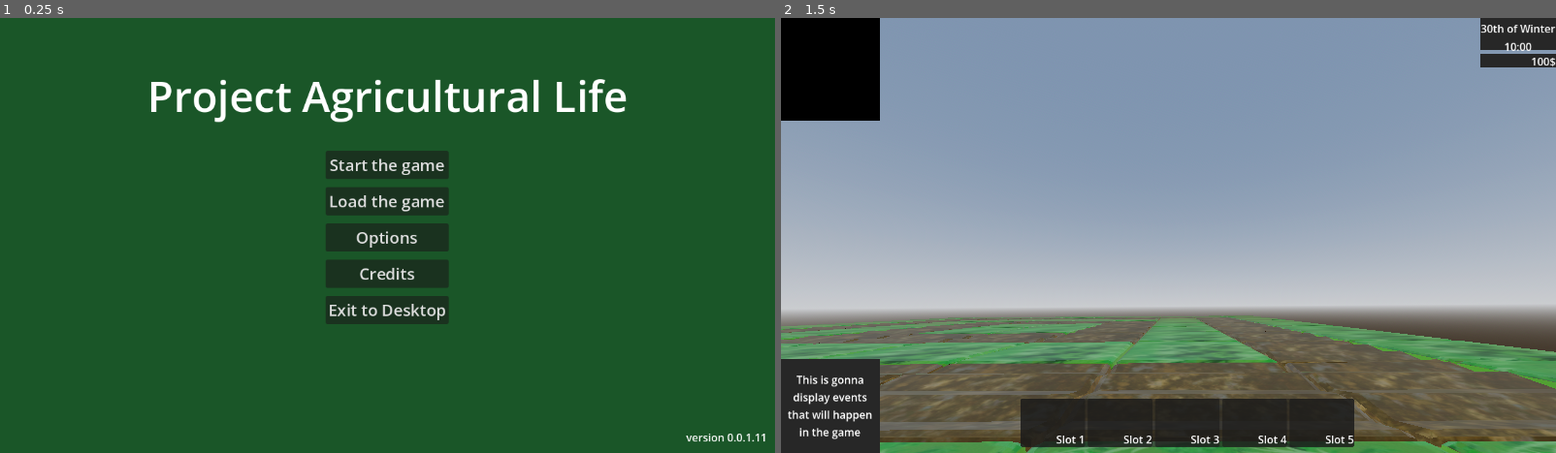
Above: before the commit, frames 1-2 (left to right).
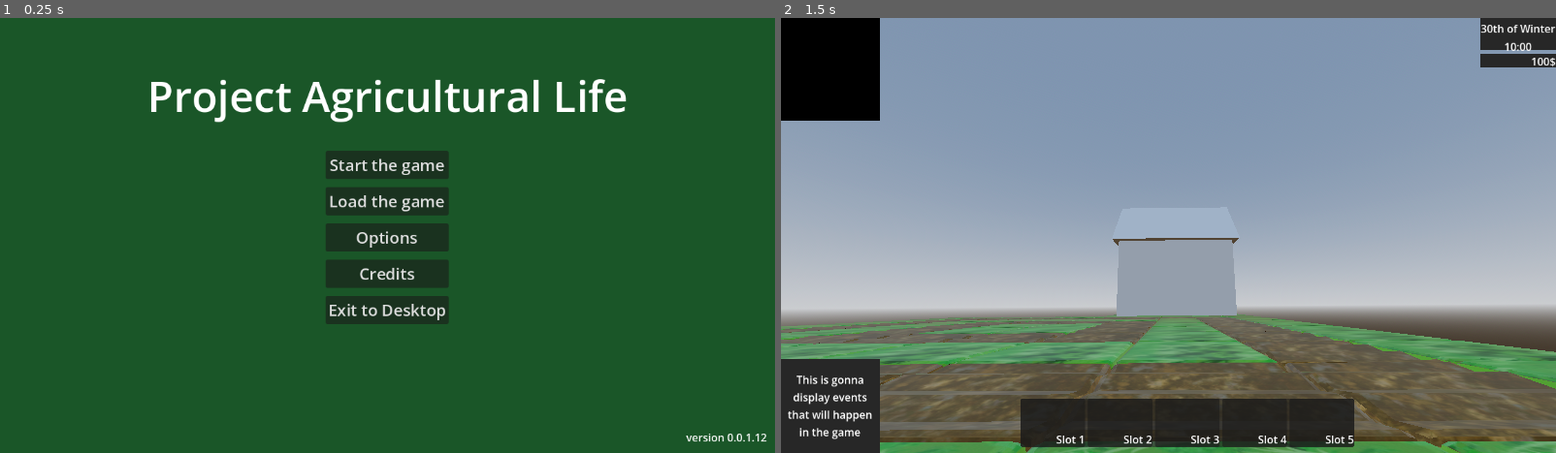
Above: after the commit, the same moments.

Repository: MatGalos/project-agriculural-life
Game: Godot game, scene res://Scenes/UIs/Menus/LaunchMenu/MainMenu.tscn
Two runs of this game, one before a commit and one after it. Both use one fixed random seed, a clock stepped at 60 frames per second and the inputs below.
Inputs:
- Up to frame 1 (0.25 s): no input
- Up to frame 2 (1.5 s): click "Start the game" at 0.5 s; tap Enter at 1.25 s

The runs differ from the first frame. In frame 1, less than 0.1% of the frame differs, in the area x 98-99%, y 95-98%; in frame 2, 1.8%, in the area x 42-60%, y 50-69%.

Commit message:
Implemented player house model

Diff:
--- a/Scenes/Game/mainScene.tscn
+++ b/Scenes/Game/mainScene.tscn
@@ -4,6 +4,7 @@
 [ext_resource type="PackedScene" uid="uid://cxxr0r1e8i1bj" path="res://Assets/Models/Terrain/grass_block.glb" id="2_grjqy"]
 [ext_resource type="PackedScene" uid="uid://e0txou2qyc0l" path="res://Assets/Models/Terrain/plowed_block.glb" id="3_mudw0"]
 [ext_resource type="PackedScene" uid="uid://c6rbyep4rt0t4" path="res://Assets/Models/Buildings/well.glb" id="4_mudw0"]
+[ext_resource type="PackedScene" uid="uid://dtlgskl6tvubp" path="res://Assets/Models/Buildings/house.glb" id="5_f246w"]
 
 [sub_resource type="ProceduralSkyMaterial" id="ProceduralSkyMaterial_pmpwp"]
 sky_horizon_color = Color(0.66224277, 0.6717428, 0.6867428, 1)
@@ -356,3 +357,6 @@
 
 [node name="grass_block66" parent="." unique_id=180993245 instance=ExtResource("2_grjqy")]
 transform = Transform3D(1, 0, 0, 0, 1, 0, 0, 0, 1, -1, 0, 5)
+
+[node name="house" parent="." unique_id=734705202 instance=ExtResource("5_f246w")]
+transform = Transform3D(1, 0, 0, 0, 1, 0, 0, 0, 1, 6.997143, 0, -7.5261)
--- a/project.godot
+++ b/project.godot
@@ -11,7 +11,7 @@
 [application]
 
 config/name="Project_Agricultural_life"
-config/version="0.0.1.11"
+config/version="0.0.1.12"
 run/main_scene="uid://bg2wnf0pafkqt"
 config/features=PackedStringArray("4.6", "Forward Plus")
 config/icon="res://Assets/Icons/AppIcons/icon.svg"
Binary file added: Assets/Models/Buildings/house.glb
Not shown, added: Assets/Models/Buildings/house.glb.import
Binary file added: Assets/Models/Buildings/house_Terrain_atlas.png
Not shown, added: Assets/Models/Buildings/house_Terrain_atlas.png.import
Not shown, changed: README.md
